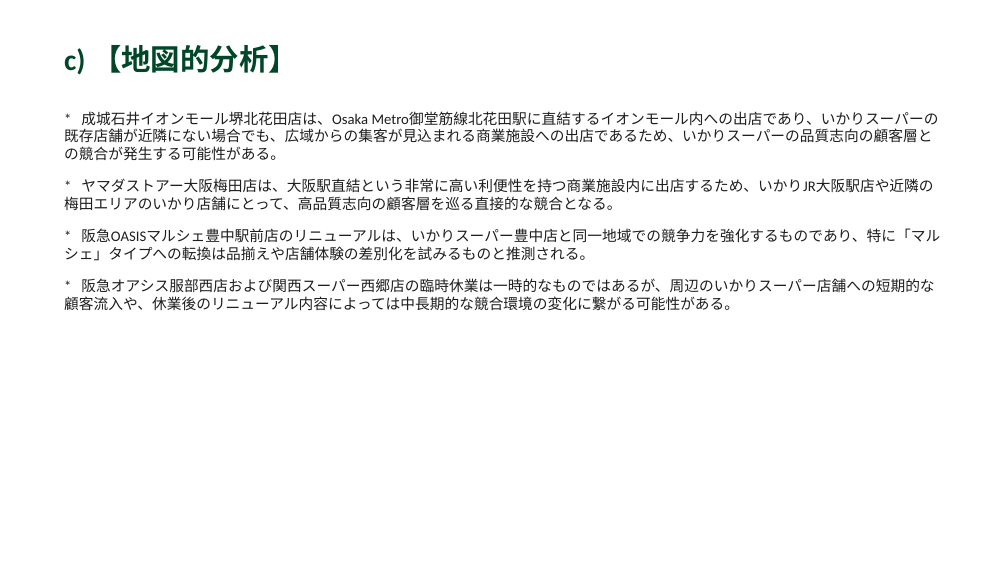
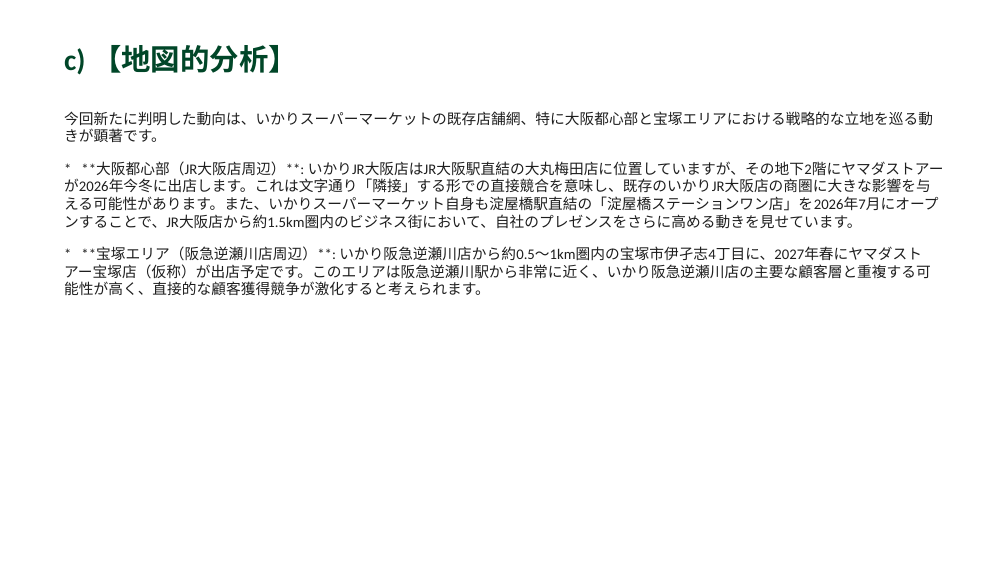
Before and after one commit to yutatbgt-bit/Competitive-research, a slide deck: slide 4 of report/2026_06_18_competitive_report.pptx. Drawn at 1008x567 pixels with LibreOffice and Linux fonts; fonts in the diff are those of the drawing. Boxes give left, top, right and bottom in pixels: in the first picture for what was removed or moved away, otherwise in the second. Text is boxed around its words. In the diff, an @@ line names an element or a change of style, - is before the commit and + after.

```diff
--- a/report/2026_06_18_competitive_report.pptx
+++ b/report/2026_06_18_competitive_report.pptx
@@ text at (64, 111, 944, 295): text changed @@
-* 成城石井イオンモール堺北花田店は、Osaka Metro御堂筋線北花田駅に直結するイオンモール内への出店であり、いかりスーパーの既存店舗が近隣にない場合でも、広域からの集客が見込まれる商業施設への出店であるため、いかりスーパーの品質志向の顧客層との競合が発生する可能性がある。
-* ヤマダストアー大阪梅田店は、大阪駅直結という非常に高い利便性を持つ商業施設内に出店するため、いかりJR大阪駅店や近隣の梅田エリアのいかり店舗にとって、高品質志向の顧客層を巡る直接的な競合となる。
-* 阪急OASISマルシェ豊中駅前店のリニューアルは、いかりスーパー豊中店と同一地域での競争力を強化するものであり、特に「マルシェ」タイプへの転換は品揃えや店舗体験の差別化を試みるものと推測される。
-* 阪急オアシス服部西店および関西スーパー西郷店の臨時休業は一時的なものではあるが、周辺のいかりスーパー店舗への短期的な顧客流入や、休業後のリニューアル内容によっては中長期的な競合環境の変化に繋がる可能性がある。
+今回新たに判明した動向は、いかりスーパーマーケットの既存店舗網、特に大阪都心部と宝塚エリアにおける戦略的な立地を巡る動きが顕著です。
+* **大阪都心部（JR大阪店周辺）**: いかりJR大阪店はJR大阪駅直結の大丸梅田店に位置していますが、その地下2階にヤマダストアーが2026年今冬に出店します。これは文字通り「隣接」する形での直接競合を意味し、既存のいかりJR大阪店の商圏に大きな影響を与える可能性があります。また、いかりスーパーマーケット自身も淀屋橋駅直結の「淀屋橋ステーションワン店」を2026年7月にオープンすることで、JR大阪店から約1.5km圏内のビジネス街において、自社のプレゼンスをさらに高める動きを見せています。
+* **宝塚エリア（阪急逆瀬川店周辺）**: いかり阪急逆瀬川店から約0.5～1km圏内の宝塚市伊孑志4丁目に、2027年春にヤマダストアー宝塚店（仮称）が出店予定です。このエリアは阪急逆瀬川駅から非常に近く、いかり阪急逆瀬川店の主要な顧客層と重複する可能性が高く、直接的な顧客獲得競争が激化すると考えられます。
```
Also in this commit, not shown: 4 other slides changed, 3 other files.
